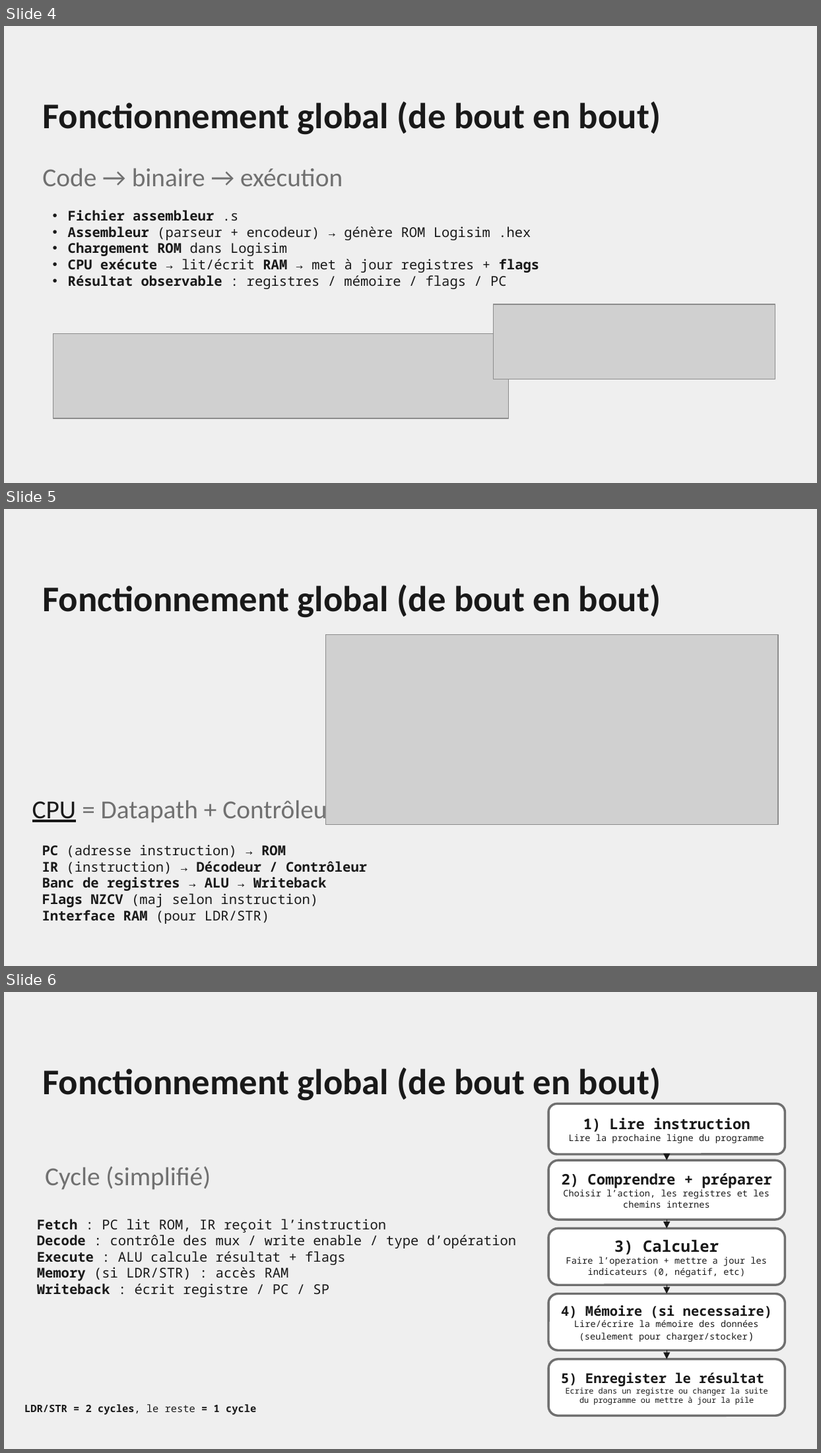
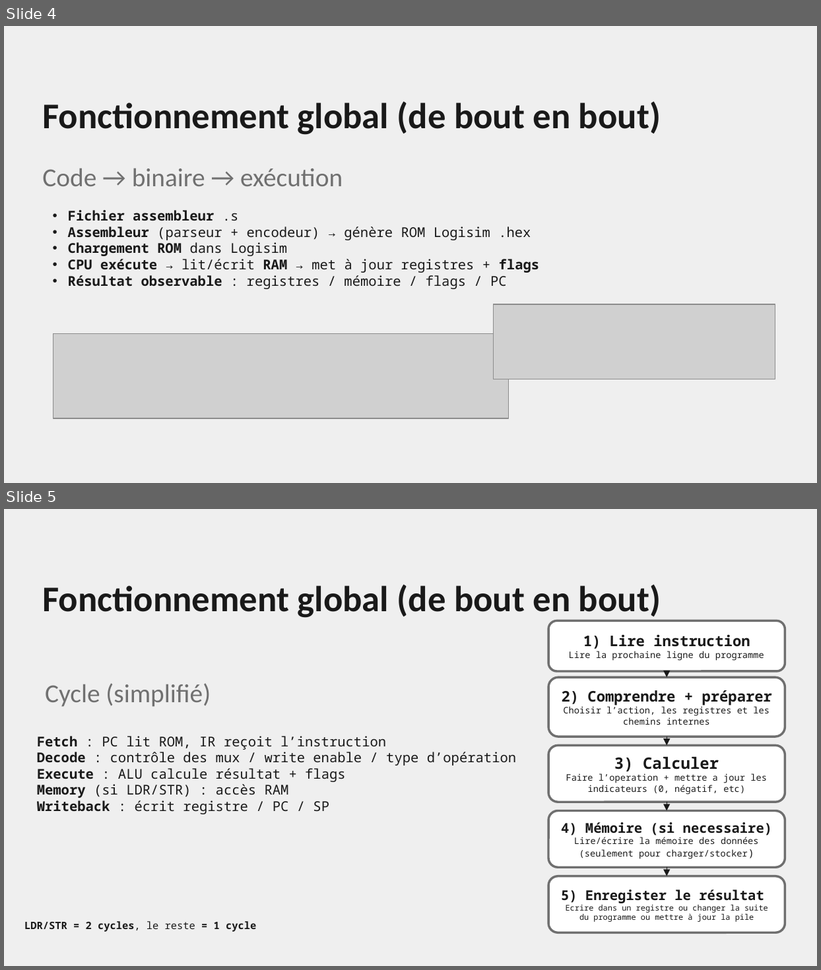
Before and after one commit to Eliotsk-hub/PARM, a slide deck: SoutenancePARM.pptx. Shown one above the other, each under a label of ours: slides 4, 5 and 6 before the commit, slides 4 and 5 after it. The pictures are 821x1453 and 821x970 pixels, drawn with LibreOffice and Linux fonts; fonts in the diff are those of the drawing; grey boxes stand for pictures; background and template pictures are left out. Boxes give left, top, right and bottom in pixels: in the first picture for what was removed or moved away, otherwise in the second. Text is boxed around its words. In the diff, an @@ line names an element or a change of style, - is before the commit and + after.

```diff
--- a/SoutenancePARM.pptx
+++ b/SoutenancePARM.pptx
@@ slide 5 removed at [4, 509, 817, 966], background picture (left out) @@
@@ title removed at [42, 584, 661, 618] @@
-Fonctionnement global (de bout en bout)
@@ picture removed at [326, 635, 778, 825] @@
@@ title removed at [32, 797, 336, 825] @@
-CPU = Datapath + Contrôleur
@@ subtitle removed at [42, 845, 367, 924] @@
-PC (adresse instruction) → ROM
-IR (instruction) → Décodeur / Contrôleur
-Banc de registres → ALU → Writeback
-Flags NZCV (maj selon instruction)
-Interface RAM (pour LDR/STR)
@@ what was slide 6 is now slide 5 @@
```
Also in this commit, not shown: 2 slides changed.
